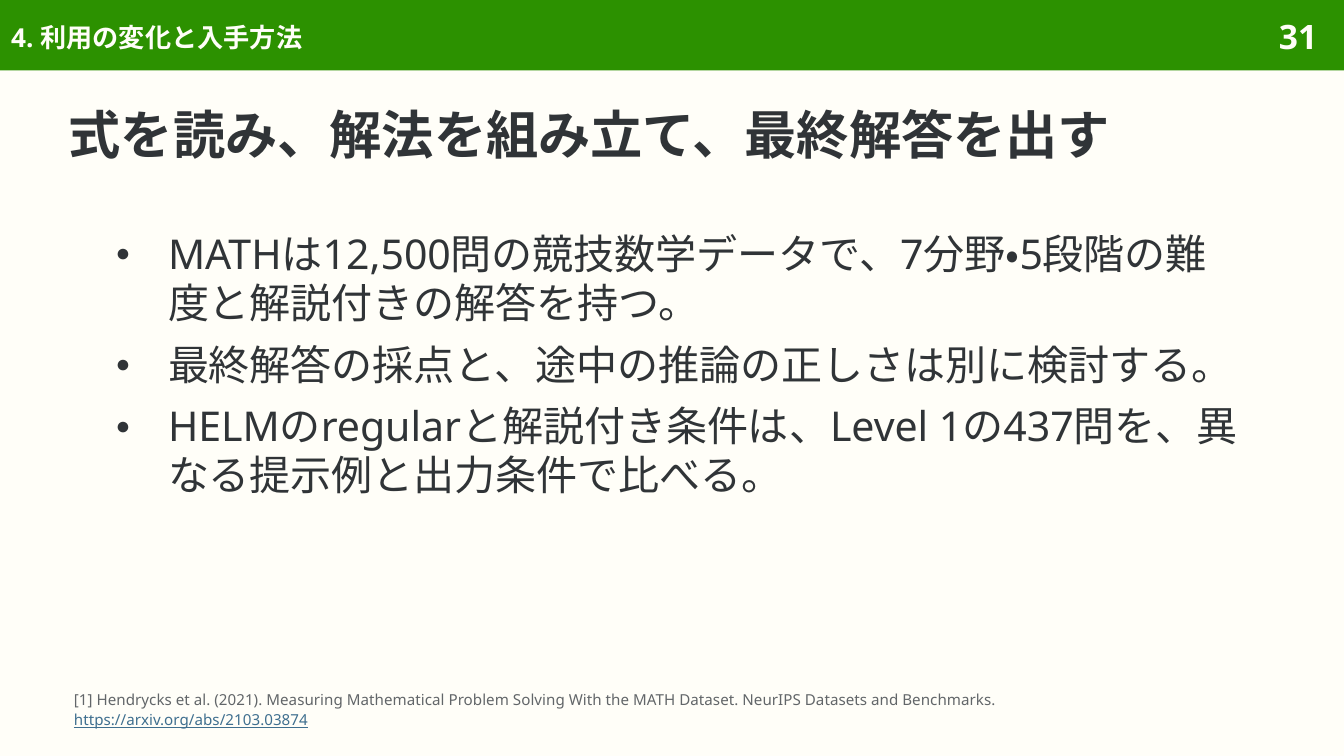
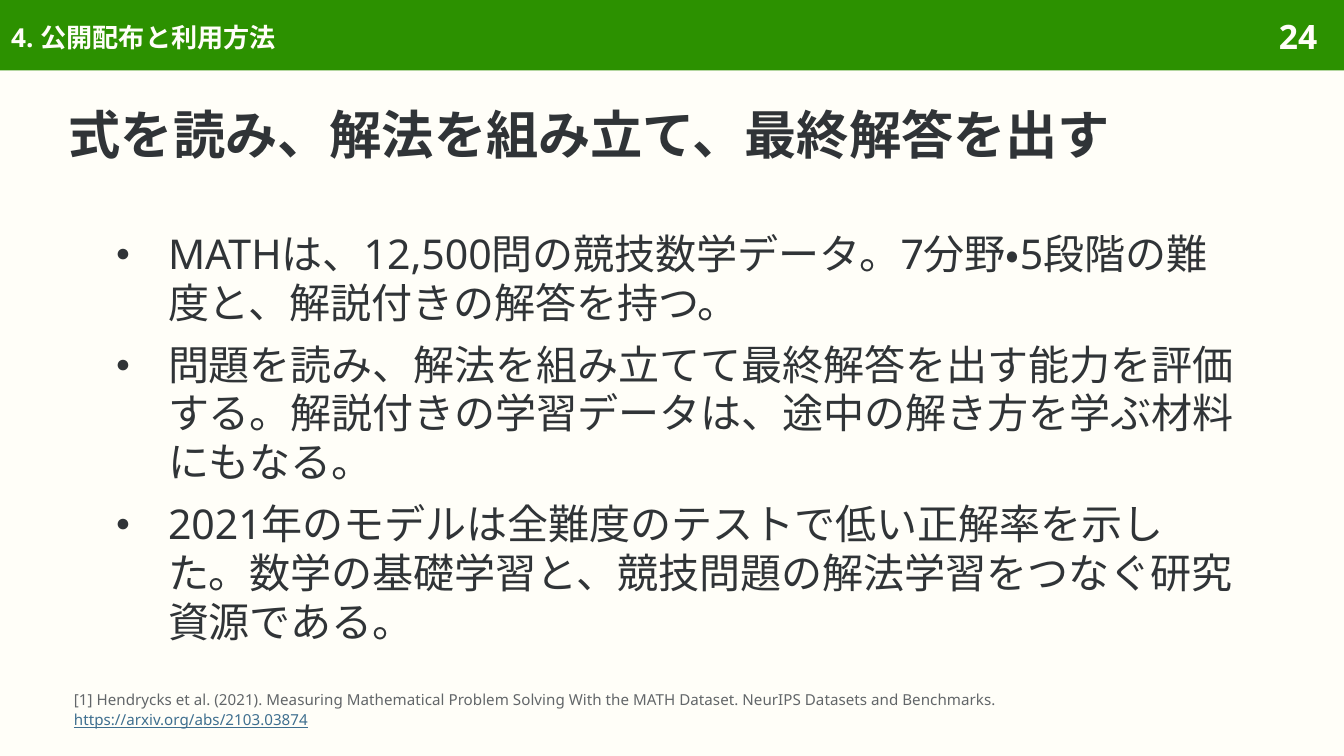
Before and after one commit to sasakiy84/datasets-in-10-minutes, a slide deck: slide 24 of slides/datasets-in-10-minutes-math.pptx (slide 31 before the commit). Drawn at 1344x756 pixels with LibreOffice and Linux fonts; fonts in the diff are those of the drawing. Boxes give left, top, right and bottom in pixels: in the first picture for what was removed or moved away, otherwise in the second. Text is boxed around its words. In the diff, an @@ line names an element or a change of style, - is before the commit and + after.

```diff
--- a/slides/datasets-in-10-minutes-math.pptx
+++ b/slides/datasets-in-10-minutes-math.pptx
@@ title at bbox=[11, 24, 276, 50]: text changed @@
-4. 利用の変化と入手方法
+4. 公開配布と利用方法
@@ page number at bbox=[1279, 24, 1317, 49]: text changed @@
-31
+24
@@ text at bbox=[168, 234, 1234, 641]: text changed @@
-● MATHは12,500問の競技数学データで、7分野・5段階の難度と解説付きの解答を持つ。
-● 最終解答の採点と、途中の推論の正しさは別に検討する。
-● HELMのregularと解説付き条件は、Level 1の437問を、異なる提示例と出力条件で比べる。
+● MATHは、12,500問の競技数学データ。7分野・5段階の難度と、解説付きの解答を持つ。
+● 問題を読み、解法を組み立てて最終解答を出す能力を評価する。解説付きの学習データは、途中の解き方を学ぶ材料にもなる。
+● 2021年のモデルは全難度のテストで低い正解率を示した。数学の基礎学習と、競技問題の解法学習をつなぐ研究資源である。
```
Also in this commit, not shown: 35 other slides changed, 12 slides removed, 53 other files.
